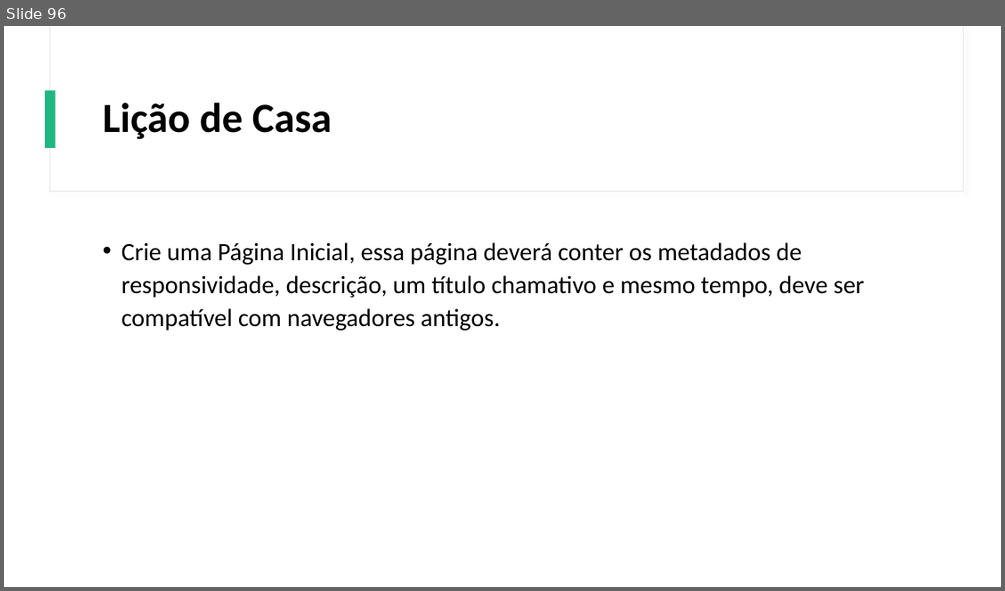
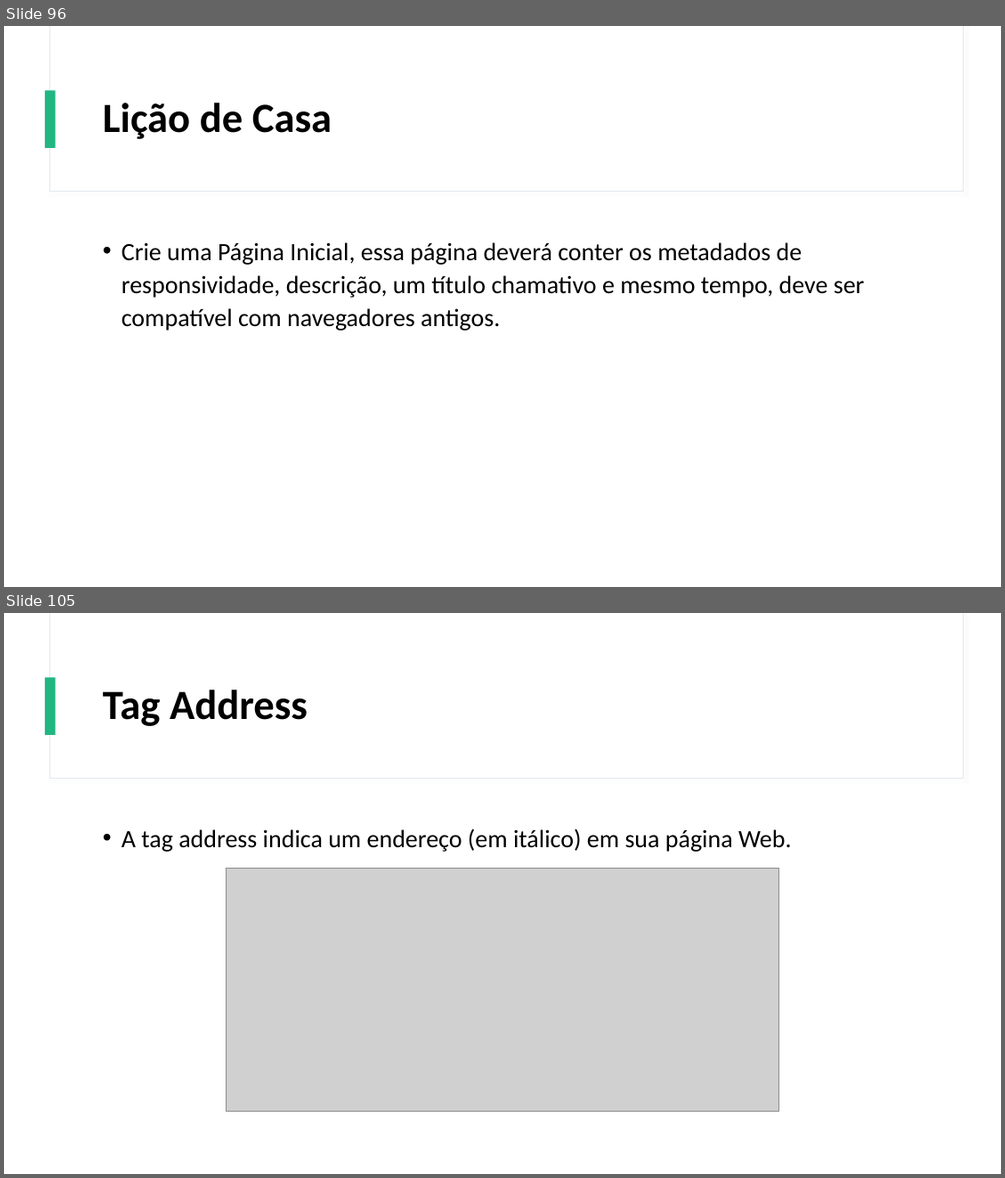
Before and after one commit to Gustavo6401/CursoHTMLCSS, a slide deck: Power Point/Curso de HTML e CSS.pptx. Shown one above the other, each under a label of ours: slide 96 before the commit, slides 96 and 105 after it; the slides between them are not shown. The pictures are 1005x591 and 1005x1178 pixels, drawn with LibreOffice and Linux fonts; fonts in the diff are those of the drawing; grey boxes stand for pictures. Boxes give left, top, right and bottom in pixels: in the first picture for what was removed or moved away, otherwise in the second. Text is boxed around its words. In the diff, an @@ line names an element or a change of style, - is before the commit and + after.

```diff
--- a/Power Point/Curso de HTML e CSS.pptx
+++ b/Power Point/Curso de HTML e CSS.pptx
@@ slide 105 added at (x1=4, y1=613, x2=1001, y2=1174), background #FFFFFF; not listed: 3 template elements that a slide beside it also shows @@
@@ title added at (x1=103, y1=690, x2=307, y2=726), 40 pt, text #000000, bold @@
+Tag Address
@@ text added at (x1=121, y1=828, x2=792, y2=852), 24 pt, text #000000 @@
+• A tag address indica um endereço (em itálico) em sua página Web.
@@ picture added at (x1=226, y1=868, x2=779, y2=1111) @@
```
Also in this commit, not shown: 14 other slides added, 2 other files.
